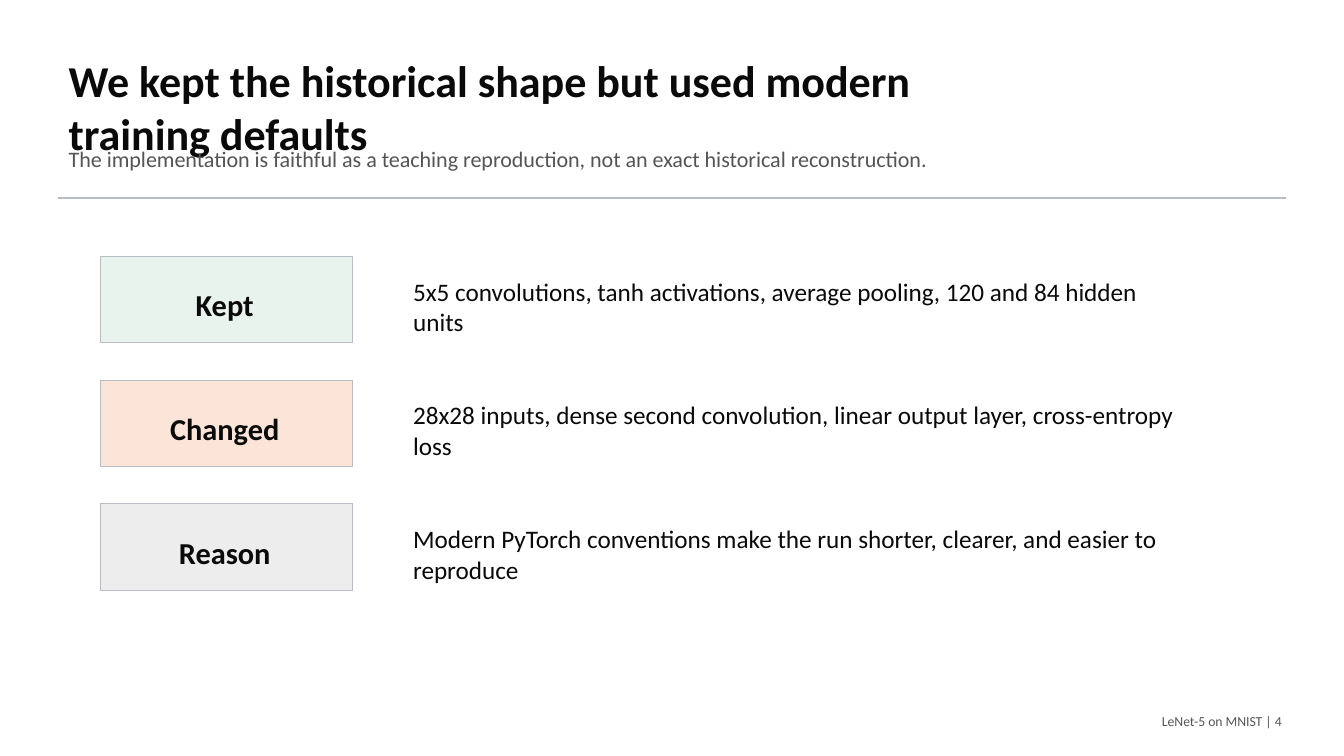
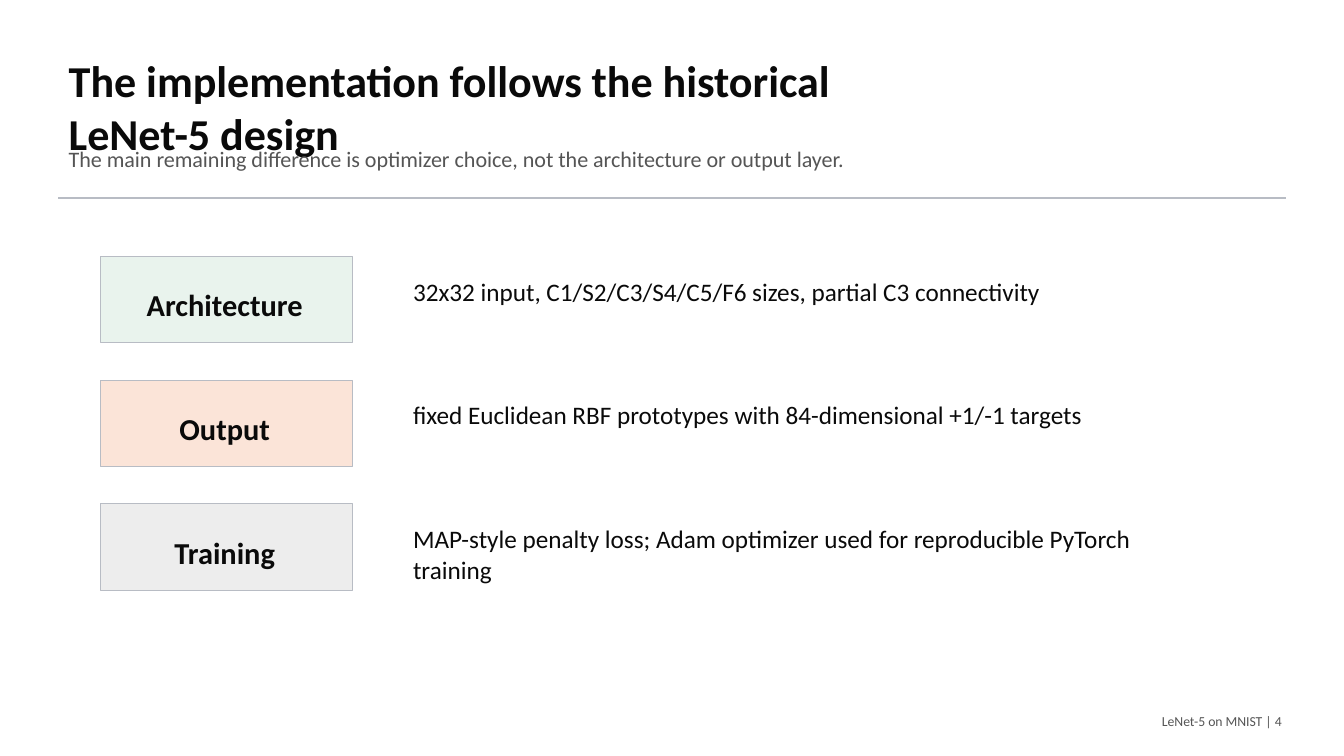
Before and after one commit to macbehnke/NN_funds_project, a slide deck: slide 4 of slides/LeNet5_MNIST_Final_Presentation.pptx. Drawn at 1344x756 pixels with LibreOffice and Linux fonts; fonts in the diff are those of the drawing. Boxes give left, top, right and bottom in pixels: in the first picture for what was removed or moved away, otherwise in the second. Text is boxed around its words. In the diff, an @@ line names an element or a change of style, - is before the commit and + after.

Commit message:
Update historical LeNet results and presentation

```diff
--- a/slides/LeNet5_MNIST_Final_Presentation.pptx
+++ b/slides/LeNet5_MNIST_Final_Presentation.pptx
@@ text at (69, 66, 830, 161): text changed @@
-We kept the historical shape but used modern training defaults
+The implementation follows the historical LeNet-5 design
@@ text at (69, 149, 844, 171): text changed @@
-The implementation is faithful as a teaching reproduction, not an exact historical reconstruction.
+The main remaining difference is optimizer choice, not the architecture or output layer.
@@ text at (147, 294, 303, 317): text changed @@
-Kept
+Architecture
@@ text at (413, 283, 1039, 305): text changed @@
-5x5 convolutions, tanh activations, average pooling, 120 and 84 hidden units
+32x32 input, C1/S2/C3/S4/C5/F6 sizes, partial C3 connectivity
@@ text at (413, 406, 1081, 429): text changed @@
-28x28 inputs, dense second convolution, linear output layer, cross-entropy loss
+fixed Euclidean RBF prototypes with 84-dimensional +1/-1 targets
@@ text at (179, 420, 269, 445): text changed @@
-Changed
+Output
@@ text at (413, 530, 1130, 584): text changed @@
-Modern PyTorch conventions make the run shorter, clearer, and easier to reproduce
+MAP-style penalty loss; Adam optimizer used for reproducible PyTorch training
@@ text at (174, 542, 275, 569): text changed @@
-Reason
+Training
```
Also in this commit, not shown: 9 other slides changed, 7 other files.
